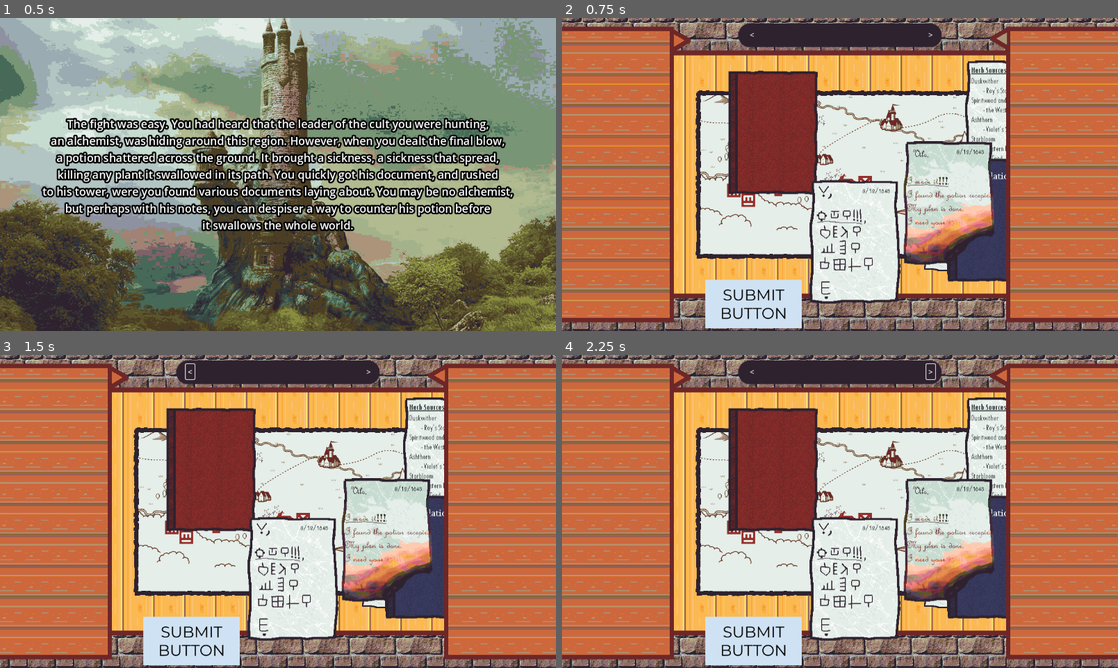
Above: before the commit, frames 1-4 (two rows, left to right).
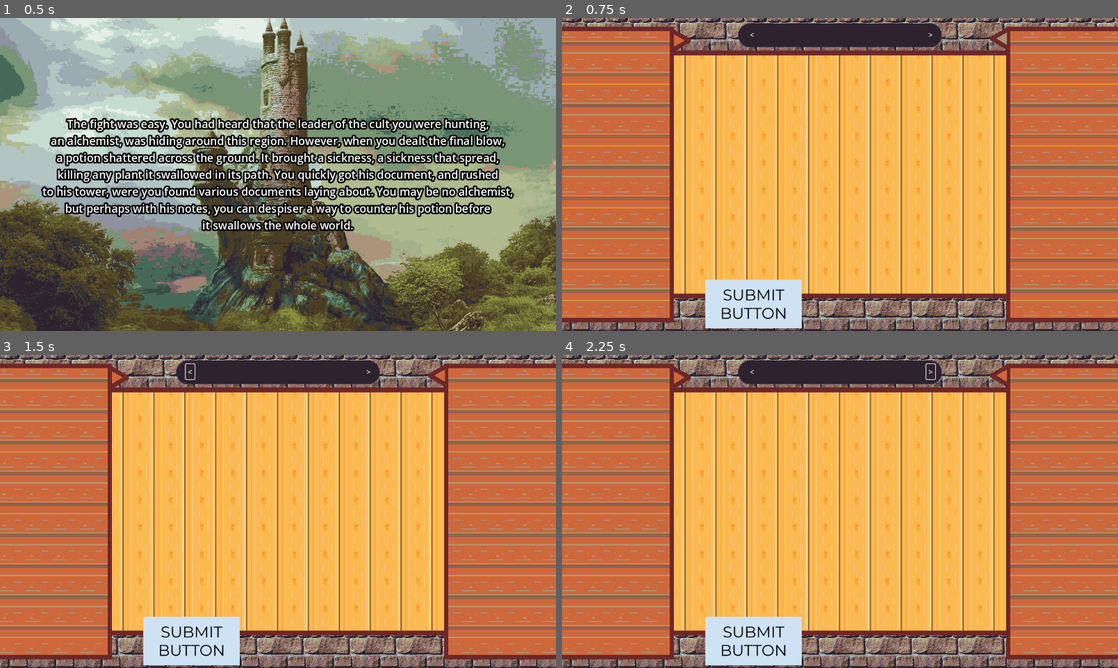
Above: after the commit, the same moments.

Repository: diegofdz333/the-alchemist
Game: Godot game, scene res://scenes/Main.tscn
Two runs of this game, one before a commit and one after it. Both use one fixed random seed, a clock stepped at 60 frames per second and the inputs below.
Inputs (mouse positions are in pixels of both pictures, inside the frame that each line leads up to):
- Up to frame 1 (0.5 s): no input
- Up to frame 2 (0.75 s): click (1001, 39) at 0.52 s
- Up to frame 3 (1.5 s): click "<" at 1.25 s
- Up to frame 4 (2.25 s): click ">" at 2 s

Frame 1 is identical in both runs. In frame 2, 35% of the frame differs, in the area x 24-80%, y 13-92%; in frame 3, 35%; in frame 4, 35%.

Commit message:
Added cauldron label and start docs in side menu

Diff:
--- a/scenes/Cauldron.tscn
+++ b/scenes/Cauldron.tscn
@@ -7,3 +7,9 @@
 texture = ExtResource("1_lwe72")
 script = ExtResource("1_k7jbu")
 small_texture = ExtResource("1_lwe72")
+
+[node name="Label" type="Label" parent="."]
+offset_left = -574.0
+offset_top = -296.0
+offset_right = -444.0
+offset_bottom = -221.0
--- a/scenes/Main.tscn
+++ b/scenes/Main.tscn
@@ -8,8 +8,8 @@
 [ext_resource type="Texture2D" uid="uid://bggqqjhi6lura" path="res://assets/bricks.png" id="4_gd8ix"]
 [ext_resource type="Texture2D" uid="uid://cjms1wtsnkkq0" path="res://assets/documents/burntLetter.png" id="5_4eq1o"]
 [ext_resource type="Texture2D" uid="uid://bcrpyddfe1fsw" path="res://assets/plants/ashthorn.png" id="6_0nb7p"]
-[ext_resource type="PackedScene" uid="uid://b5fis15vkrthn" path="res://DocumentMenu.tscn" id="6_lgqyx"]
-[ext_resource type="PackedScene" uid="uid://dml2o4mtpde67" path="res://Document.tscn" id="6_sct4c"]
+[ext_resource type="PackedScene" uid="uid://b5fis15vkrthn" path="res://scenes/DocumentMenu.tscn" id="6_lgqyx"]
+[ext_resource type="PackedScene" uid="uid://dml2o4mtpde67" path="res://scenes/Document.tscn" id="6_sct4c"]
 [ext_resource type="Texture2D" uid="uid://bncrq8qe0wpcu" path="res://assets/documents/book/book-page-0.png" id="7_1wq1i"]
 [ext_resource type="PackedScene" uid="uid://b6e5mddcrrd11" path="res://scenes/Cauldron.tscn" id="7_lg7qs"]
 [ext_resource type="Texture2D" uid="uid://cuxq5d0s5xxe5" path="res://assets/plants/duskwither.png" id="7_ope4d"]
--- a/scripts/cauldron.gd
+++ b/scripts/cauldron.gd
@@ -9,7 +9,30 @@
 	big_texture = texture
 	big_texture_scale = scale
 	z_index = CAULDRON_Z
+	$Label.text = "Cauldron: drag onto the table,\nplace the correct plants inside,\nand press submit"
+	$Label.add_theme_font_size_override("font_size", 40)
+	var new_sb = StyleBoxFlat.new()
+	new_sb.bg_color = Color(0, 0, 0, 0.5)
+	new_sb.expand_margin_right = 20
+	new_sb.expand_margin_left = 20
+	new_sb.expand_margin_top = 10
+	new_sb.expand_margin_bottom = 10
+	$Label.add_theme_stylebox_override("normal", new_sb)
 
+# Called every frame. 'delta' is the elapsed time since the previous frame.
+func _process(delta):
+	var pressed = Input.is_mouse_button_pressed(1)
+	if in_menu and not pressed and get_rect().has_point(to_local(get_global_mouse_position())):
+		show_label()
+	else:
+		hide_label()
+	pass
+
+func show_label():
+	$Label.show()
+
+func hide_label():
+	$Label.hide()
 
 func process_dragging(delta):
 	if is_dragging:
--- a/scripts/document_menu.gd
+++ b/scripts/document_menu.gd
@@ -29,6 +29,13 @@
 	for r in range(rows):
 		for c in range(cols):
 			occupied[Vector2(r, c)] = false
+	var doc_arr = $"../Documents".get_children()
+	for doc in doc_arr:
+		doc.in_menu = true
+		doc.texture = doc.small_texture
+		rescale(doc)
+		reposition(doc)
+	update_documents()
 
 
 # Called every frame. 'delta' is the elapsed time since the previous frame.
